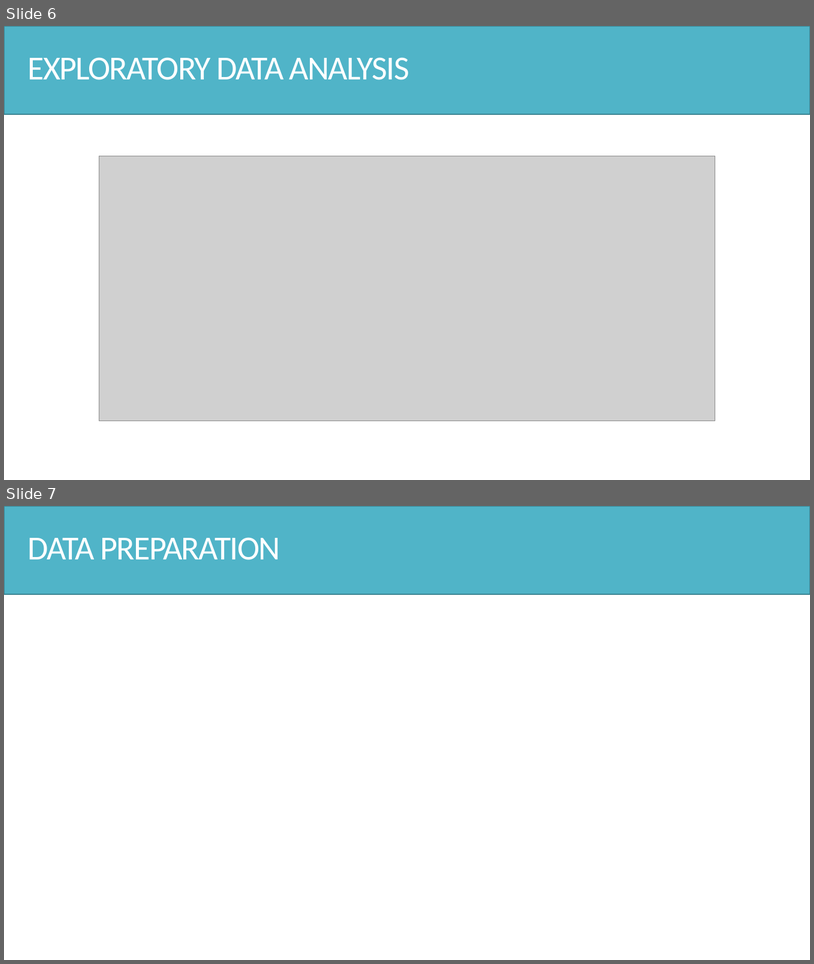
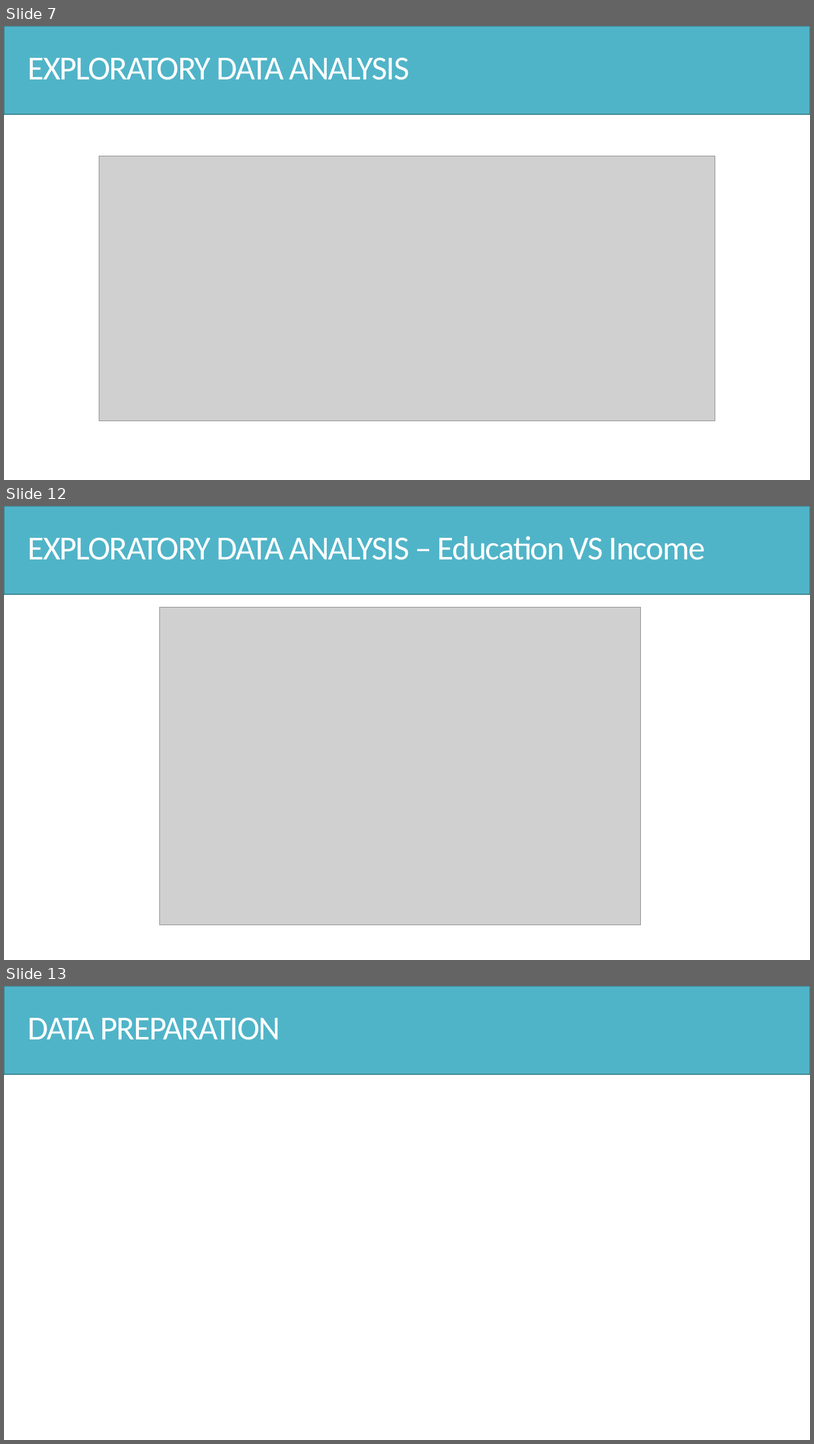
Before and after one commit to Hsgngr/dataiku_income_classification, a slide deck: Task_Presentation.pptx. Shown one above the other, each under a label of ours: slides 6 and 7 before the commit, slides 7, 12 and 13 after it; the slides between them are not shown. The pictures are 814x964 and 814x1444 pixels, drawn with LibreOffice and Linux fonts; fonts in the diff are those of the drawing; grey boxes stand for pictures. Boxes give left, top, right and bottom in pixels: in the first picture for what was removed or moved away, otherwise in the second. Text is boxed around its words. In the diff, an @@ line names an element or a change of style, - is before the commit and + after.

```diff
--- a/Task_Presentation.pptx
+++ b/Task_Presentation.pptx
@@ slide 12 added at (x1=4, y1=506, x2=810, y2=960), background #FFFFFF @@
@@ rectangle added at (x1=4, y1=506, x2=810, y2=594), fill #50B4C8, outline #3B8594 1 pt @@
@@ text added at (x1=27, y1=536, x2=705, y2=560), 40 pt, text #FFFFFF @@
+EXPLORATORY DATA ANALYSIS – Education VS Income
@@ picture added at (x1=160, y1=607, x2=641, y2=925) @@
@@ what was slide 6 is now slide 7 @@
@@ what was slide 7 is now slide 13 @@
```
Also in this commit, not shown: 5 other slides added.
